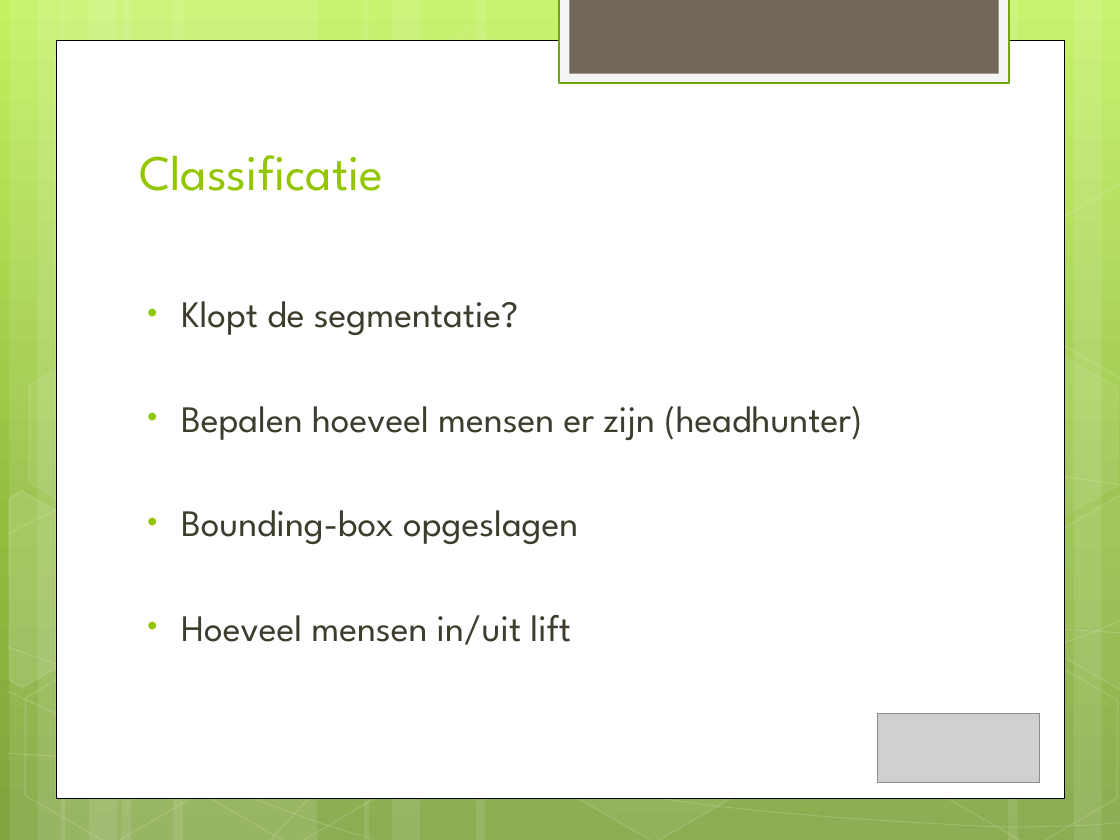
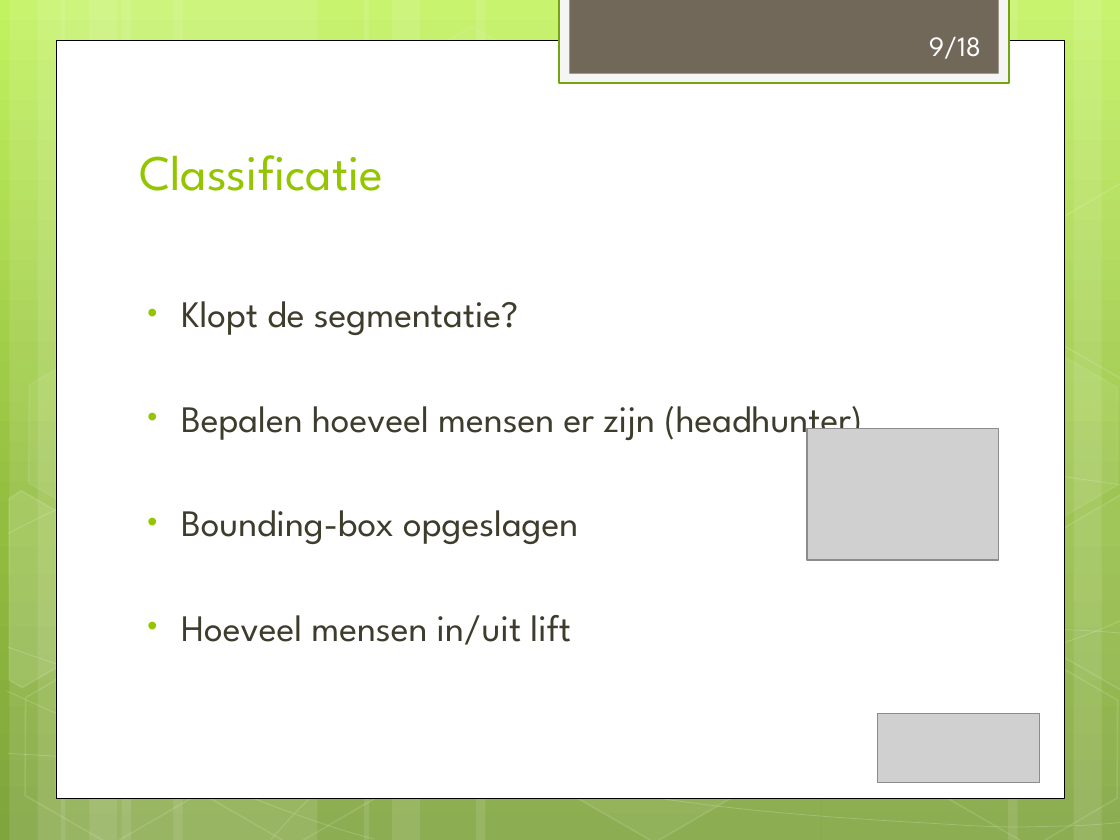
Before and after one commit to Suresh25/imaging-project-group-5, a slide deck: slide 9 of TI2710-D.pptx. Drawn at 1120x840 pixels with LibreOffice and Linux fonts; fonts in the diff are those of the drawing; grey boxes stand for pictures. Boxes give left, top, right and bottom in pixels: in the first picture for what was removed or moved away, otherwise in the second. Text is boxed around its words. In the diff, an @@ line names an element or a change of style, - is before the commit and + after.

```diff
--- a/TI2710-D.pptx
+++ b/TI2710-D.pptx
@@ text added at <box>929,36,981,59</box>, 18 pt, text #FFFFFF @@
+9/18
@@ picture added at <box>806,429,998,560</box> @@
```
Also in this commit, not shown: 7 other slides changed, 9 slides added, 1 slide removed, 1 other file.
